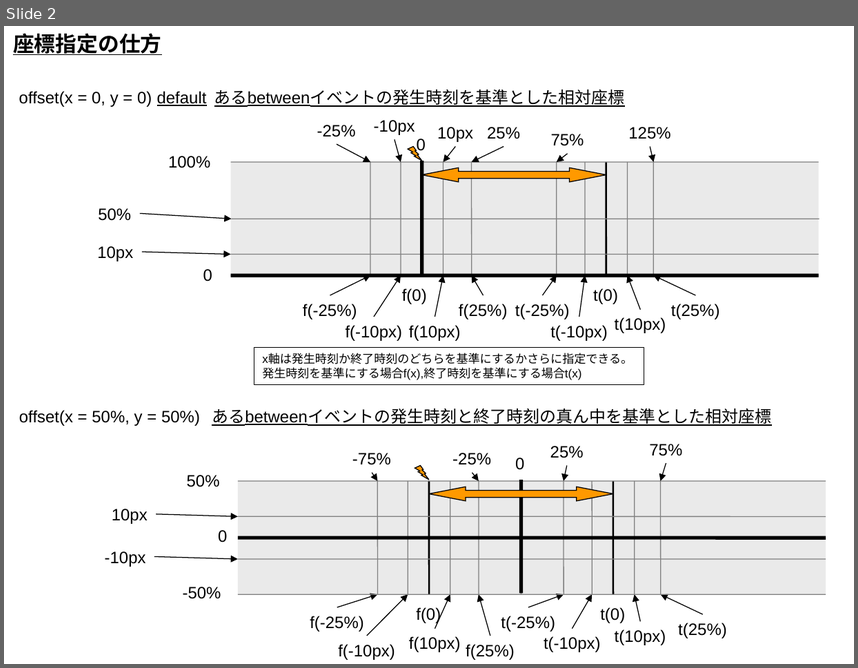
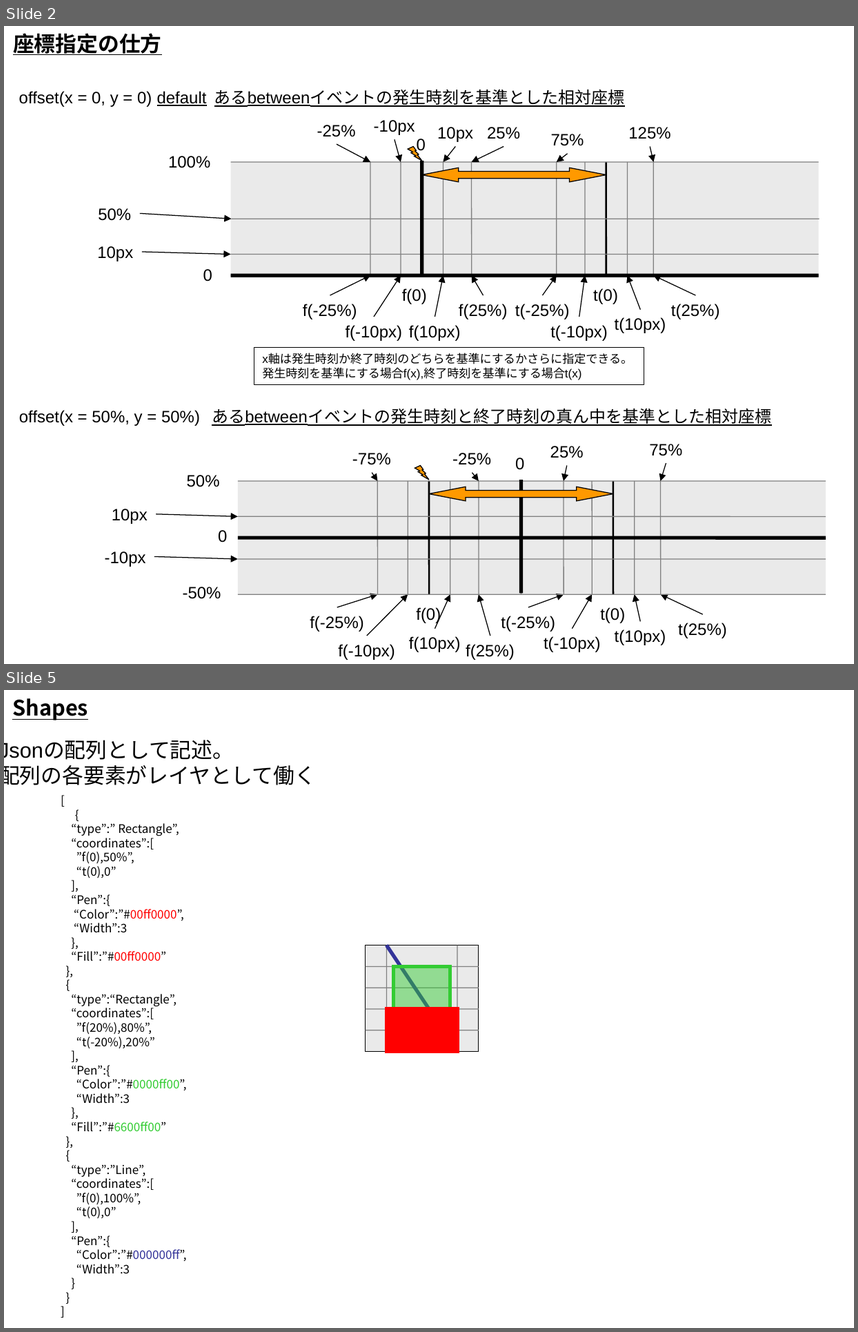
Before and after one commit to YixiaoLi/tlv4mc, a slide deck: TLV/doc/設計/可視化ルール構想.ppt. Shown one above the other, each under a label of ours: slide 2 before the commit, slides 2 and 5 after it; the slides between them are not shown. The pictures are 858x668 and 858x1332 pixels, drawn with LibreOffice and Linux fonts; fonts in the diff are those of the drawing. Boxes give left, top, right and bottom in pixels: in the first picture for what was removed or moved away, otherwise in the second. Text is boxed around its words. In the diff, an @@ line names an element or a change of style, - is before the commit and + after.

```diff
--- a/TLV/doc/設計/可視化ルール構想.ppt
+++ b/TLV/doc/設計/可視化ルール構想.ppt
@@ slide 5 added at box(4, 690, 854, 1328), background #FFFFFF @@
@@ title added at box(12, 698, 88, 720), 18 pt, text #000000, bold, underline @@
+Shapes
@@ text added at box(4, 741, 316, 785), 18 pt, text #000000 @@
+Jsonの配列として記述。
+配列の各要素がレイヤとして働く
@@ text added at box(71, 823, 187, 1274), 10 pt, text #000000 @@
+[
+{
+“type”:” Rectangle”,
+“coordinates”:[
+”f(0),50%”,
+“t(0),0”
+],
+“Pen”:{
+“Color”:”#00ff0000”,
+“Width”:3
+},
+“Fill”:”#00ff0000”
+},
+{
+“type”:“Rectangle”,
+“coordinates”:[
+”f(20%),80%”,
+“t(-20%),20%”
+],
+“Pen”:{
+“Color”:”#0000ff00”,
+“Width”:3
+},
+“Fill”:”#6600ff00”
+},
+{
+“type”:”Line”,
+“coordinates”:[
+”f(0),100%”,
+“t(0),0”
+],
+“Pen”:{
+“Color”:”#000000ff”,
+“Width”:3
+}
+}
+]
@@ line added from (386, 945) to (457, 1052), #333399 3 pt @@
@@ rectangle added at box(393, 966, 450, 1030), fill #33CC33 at 48% opacity, outline #33CC33 3 pt @@
@@ group added at box(366, 945, 478, 1052): 6 lines, 1 rectangle @@
@@ rectangle added at box(386, 1009, 457, 1052), fill #FF0000, outline #FF0000 3 pt @@
```
Also in this commit, not shown: 2 slides changed, 3 other slides added, 3 slides removed, 1 other file.
